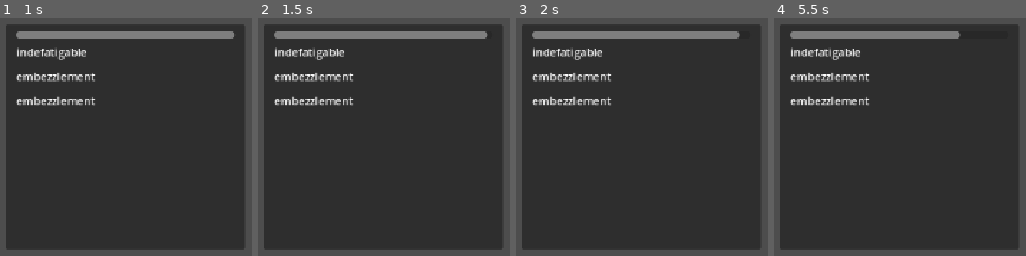
Above: before the commit, frames 1-4 (left to right).
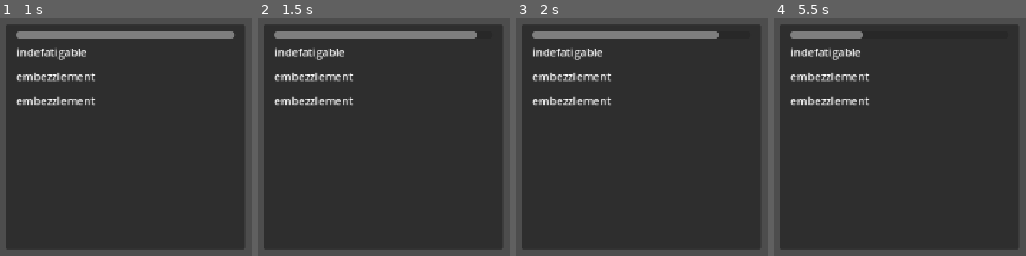
Above: after the commit, the same moments.

Repository: Pudding3160/cookie-jam
Game: Godot game, scene res://Code/Distractions/Typing Game/email-controller.tscn
Same seed, same stepped clock (60 frames per second), same inputs: the game is played once before the commit and once after it. This scene is started directly instead of the project's main scene.
Inputs (mouse positions are in pixels of both pictures, inside the frame that each line leads up to):
- Up to frame 1 (1 s): tap Enter at 0.5 s; move the mouse to (outside the picture) at 0.52 s; click (outside the picture) at 0.67 s
- Up to frame 2 (1.5 s): drag from (384, 51) to (343, 227) at 1.27 s
- Up to frame 3 (2 s): no input
- Up to frame 4 (5.5 s): tap Space at 2, 5 s; move the mouse to (900, 75) at 2.02 s; click (900, 75) at 2.17 s; drag from (900, 101) to (outside the picture) at 2.77 s; tap Enter at 3.5 s; move the mouse to (outside the picture) at 3.52 s; click (outside the picture) at 3.67 s; drag from (outside the picture) to (779, 25) at 4.27 s; move the mouse to (937, 137) at 5.02 s; click (937, 137) at 5.17 s

Frame 1 is identical in both runs. In frame 2, 0.2% of the frame differs, in the area x 86-92%, y 5-9%; in frame 3, 0.3%; in frame 4, 1.3%, in the area x 34-75%, y 5-9%.

Commit message:
added difficulty scaling

Diff:
--- a/Code/Distractions/Typing Game/email-controller.tscn
+++ b/Code/Distractions/Typing Game/email-controller.tscn
@@ -6,6 +6,6 @@
 [node name="EmailController" type="Node" unique_id=1587489003]
 script = ExtResource("1_cf8rw")
 interval = 1
-difficulty = 50
+difficulty = 20
 distraction_scene = ExtResource("2_da3mq")
 metadata/_custom_type_script = "uid://c1ptcxgsty67v"
--- a/Code/Distractions/Typing Game/email-distraction.tscn
+++ b/Code/Distractions/Typing Game/email-distraction.tscn
@@ -16,6 +16,8 @@
 
 # Called when the node enters the scene tree for the first time.
 func _ready() -> void:
+	# Set this minigame's values to scale with the difficulty
+	set_diff();
 	duration_buffer = duration;
 	progress.max_value = duration;
 	progress.value = duration;
@@ -73,6 +75,11 @@
 
 func _on_v_box_container_completed() -> void:
 	queue_free()
+
+
+func set_diff() -> void:
+	var controller = get_parent();
+	if (controller.has_method(\"get_difficulty\")): duration /= controller.get_difficulty() / 6;
 "
 
 [sub_resource type="GDScript" id="GDScript_eu6v1"]
--- a/Code/Distractions/distraction_controller_base.gd
+++ b/Code/Distractions/distraction_controller_base.gd
@@ -37,3 +37,7 @@
 func start_game() -> void:
 	var scene_instance = distraction_scene.instantiate();
 	add_child(scene_instance);
+
+
+func get_difficulty() -> int:
+	return difficulty;
